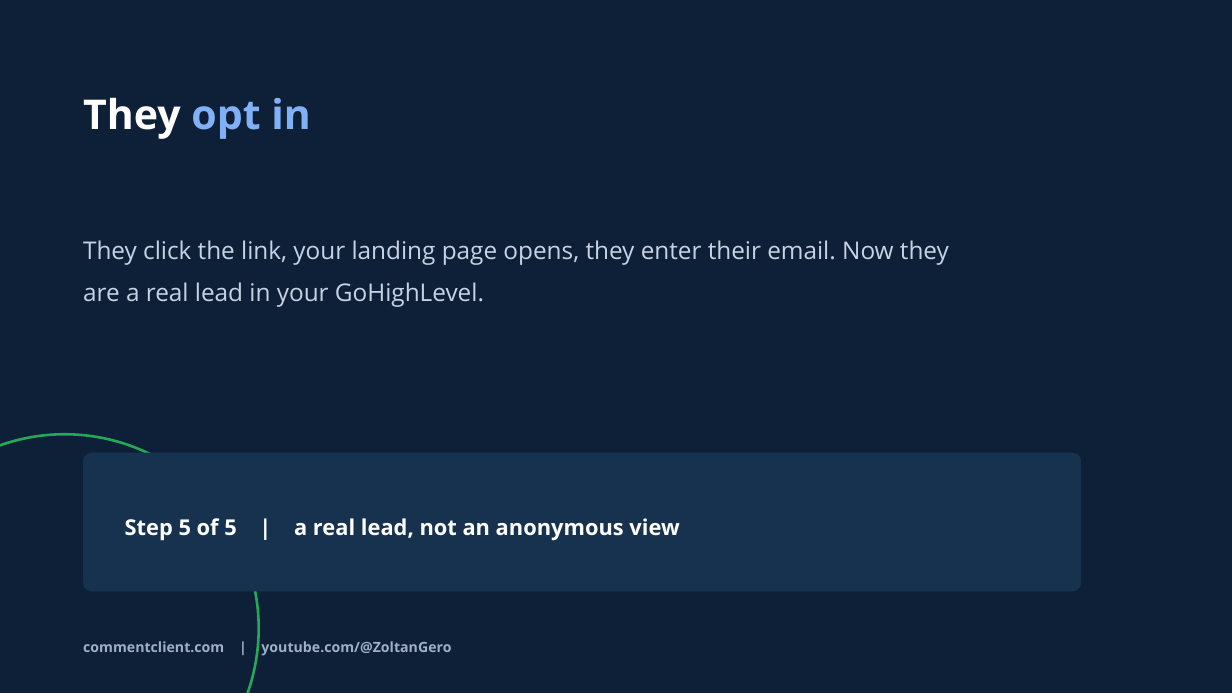
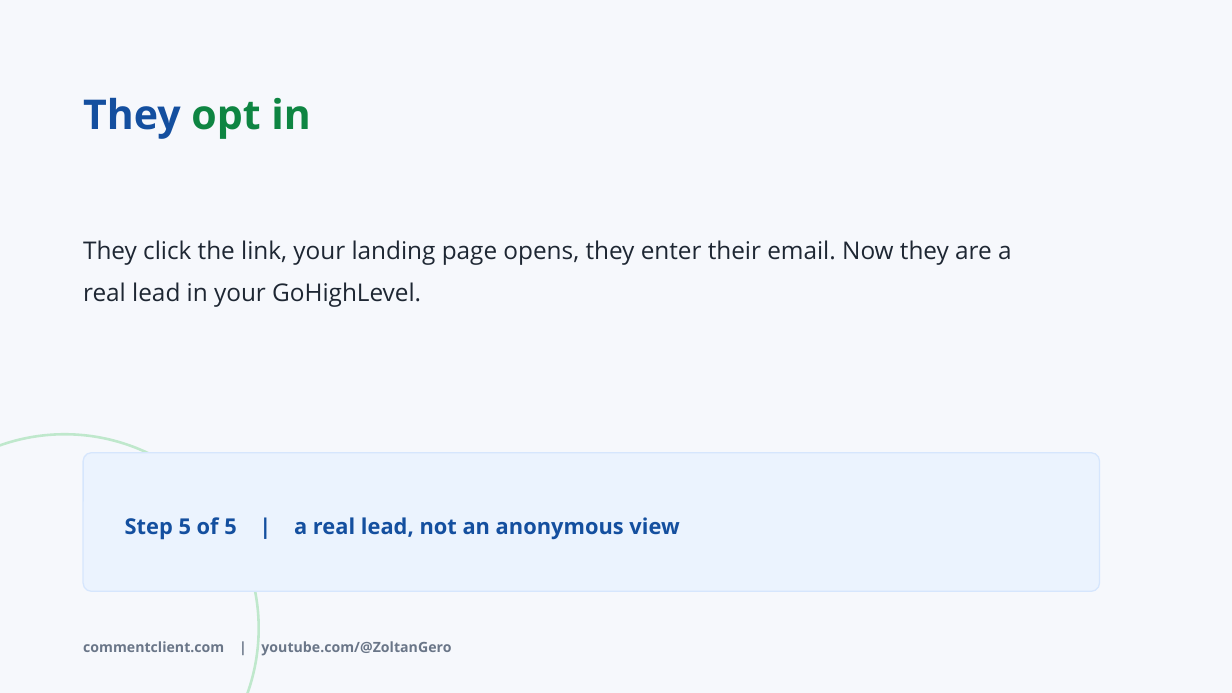
Before and after one commit to YogiZoli/design-system, a slide deck: slide 8 of tools/pptx-template/samples/C2C_Lead_Magnet_Promo.pptx. Drawn at 1232x693 pixels with LibreOffice and Linux fonts; fonts in the diff are those of the drawing. Boxes give left, top, right and bottom in pixels: in the first picture for what was removed or moved away, otherwise in the second. Text is boxed around its words. In the diff, an @@ line names an element or a change of style, - is before the commit and + after.

```diff
--- a/tools/pptx-template/samples/C2C_Lead_Magnet_Promo.pptx
+++ b/tools/pptx-template/samples/C2C_Lead_Magnet_Promo.pptx
@@ background #0E2038 to #F6F8FC @@
@@ text "They opt in" at box(83, 97, 311, 139): text colour #FFFFFF to #144F9F in "They"; text colour #82B0F7 to #0E8542 in "opt in" @@
@@ text "They click the link, your ..." at box(83, 240, 1012, 307): text colour #C6D3E4 to #1E2733 @@
@@ ellipse at box(0, 434, 259, 693): outline #24A957 2 pt to #BFE8CC 2 pt @@
@@ rounded rectangle: place and size @@
-rounded rectangle at box(83, 453, 1081, 592)
+rounded rectangle at box(83, 453, 1100, 592)
@@ rounded rectangle at box(83, 453, 1100, 592): fill #17324F to #EBF3FE; outline none to #D6E6FD 1 pt @@
@@ text "Step 5 of 5 | ..." at box(125, 517, 679, 540): text colour #FFFFFF to #144F9F @@
@@ text "commentclient.com | youtube.com/@ZoltanGero" at box(83, 641, 451, 656): text colour #9DB0C7 to #6A7688 @@
```
Also in this commit, not shown: 5 other slides changed, 6 other files.
